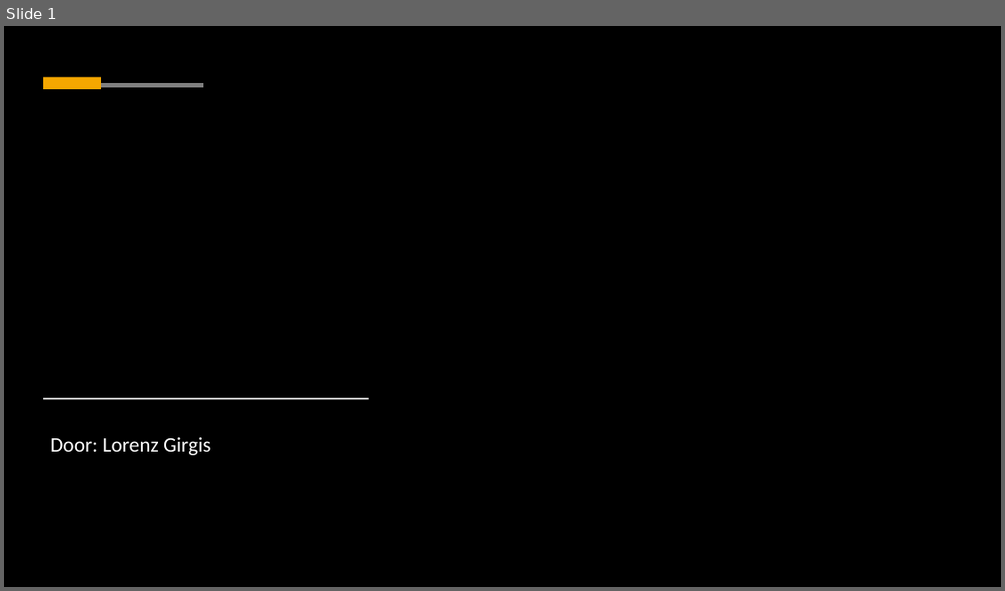
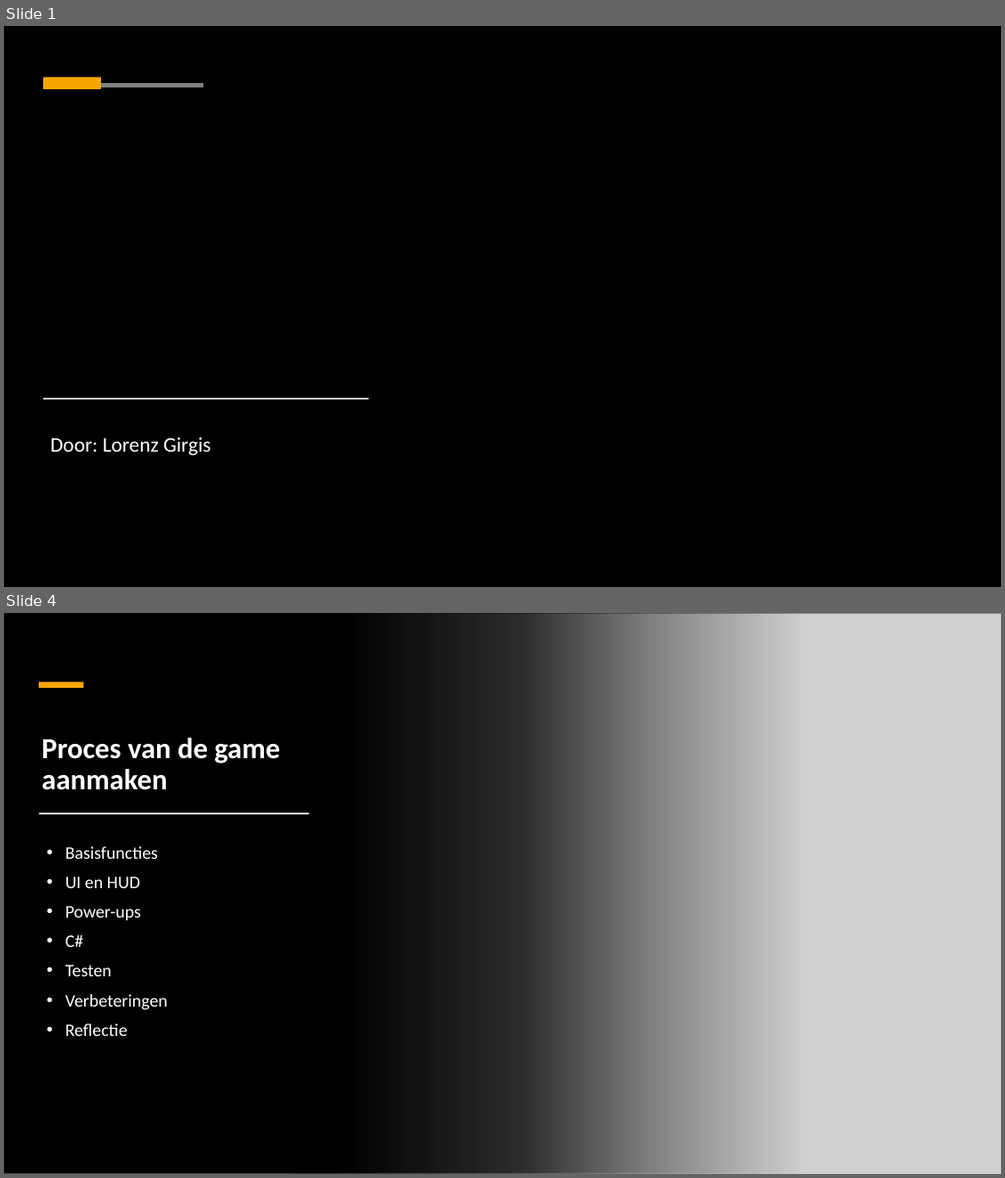
Before and after one commit to LorenzGirgis/Game-Development, a slide deck: Break out.pptx. Shown one above the other, each under a label of ours: slide 1 before the commit, slides 1 and 4 after it; the slides between them are not shown. The pictures are 1005x591 and 1005x1178 pixels, drawn with LibreOffice and Linux fonts; fonts in the diff are those of the drawing; grey boxes stand for pictures; background and template pictures are left out. Boxes give left, top, right and bottom in pixels: in the first picture for what was removed or moved away, otherwise in the second. Text is boxed around its words. In the diff, an @@ line names an element or a change of style, - is before the commit and + after.

```diff
--- a/Break out.pptx
+++ b/Break out.pptx
@@ slide 4 added at box(4, 613, 1001, 1174), background #FFFFFF @@
@@ rectangle added at box(4, 613, 1001, 1174), fill #FFFFFF @@
@@ rectangle added at box(4, 613, 802, 1174), fill gradient #000000 @@
@@ rectangle added at box(49, 613, 963, 779), fill #FFFFFF, outline #E9E9E9 0.75 pt @@
@@ rectangle added at box(50, 613, 963, 778), fill #FFFFFF @@
@@ picture added at box(291, 613, 1001, 1174) @@
@@ rectangle added at box(39, 682, 83, 688), fill #F5A700 @@
@@ title added at box(41, 738, 280, 790), 28 pt, text #FFFFFF, bold @@
+Proces van de game aanmaken
@@ rectangle added at box(39, 812, 309, 814), fill #FFFFFF @@
@@ text added at box(65, 846, 168, 1036), 17 pt, text #FFFFFF @@
+• Basisfuncties
+• UI en HUD
+• Power-ups
+• C#
+• Testen
+• Verbeteringen
+• Reflectie
```
Also in this commit, not shown: 4 other slides added, 1 slide removed.
